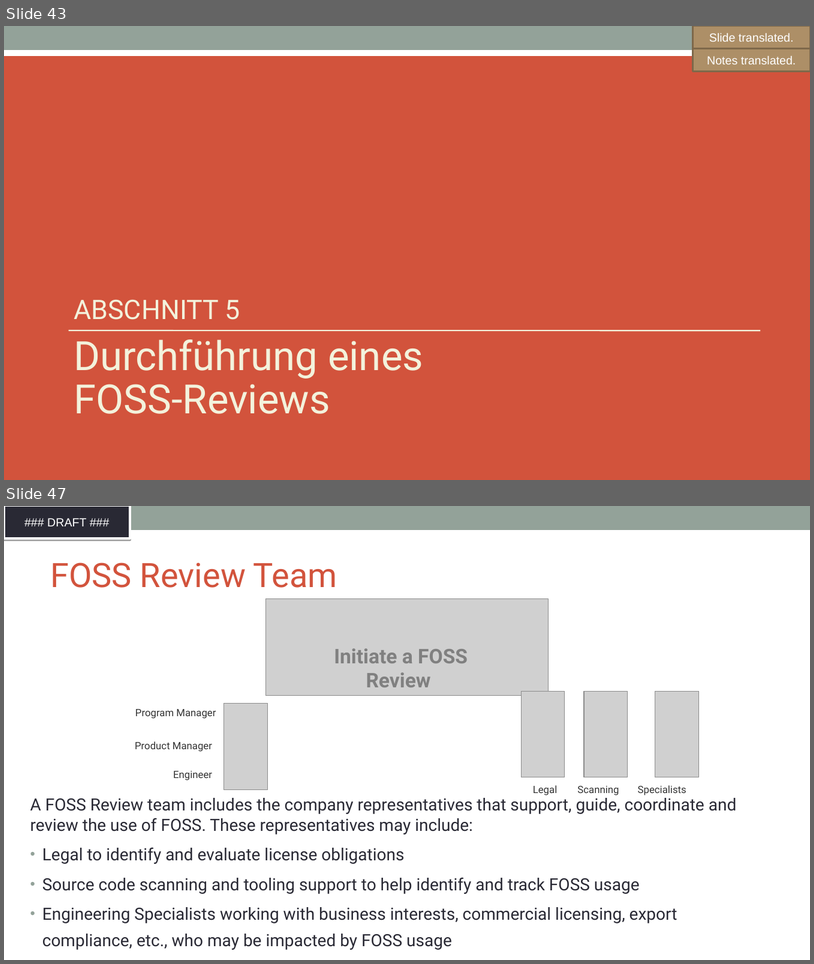
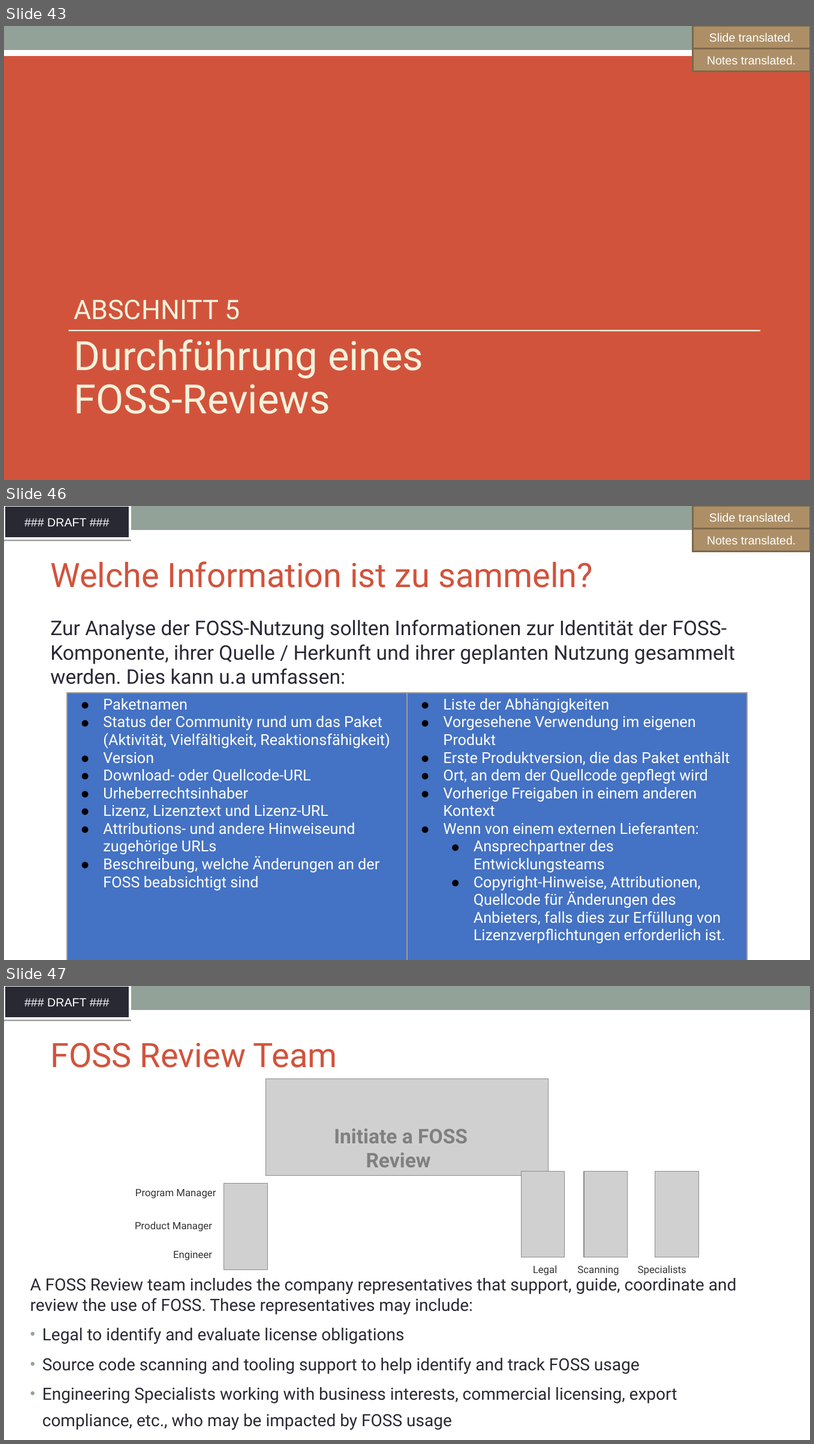
Before and after one commit to SThanheiser/curriculum, a slide deck: translation-DE/slides/DFT_openchain-curriculum-for-1-1_GER.odp. Shown one above the other, each under a label of ours: slides 43 and 47 before the commit, slides 43, 46 and 47 after it; the slides between them are not shown. The pictures are 814x964 and 814x1444 pixels, drawn with LibreOffice and Linux fonts; fonts in the diff are those of the drawing; grey boxes stand for pictures; background and template pictures are left out. Boxes give left, top, right and bottom in pixels: in the first picture for what was removed or moved away, otherwise in the second. Text is boxed around its words. In the diff, an @@ line names an element or a change of style, - is before the commit and + after.

```diff
--- a/translation-DE/slides/DFT_openchain-curriculum-for-1-1_GER.odp
+++ b/translation-DE/slides/DFT_openchain-curriculum-for-1-1_GER.odp
@@ slide 46 added at box(4, 506, 810, 960), background #FFFFFF; not listed: 2 template elements that a slide beside it also shows @@
@@ freeform shape added at box(693, 506, 810, 529), fill #AD8F67, outline #7E684A 2.01 pt, 14 pt, text #FFFFFF @@
+Slide translated.
@@ freeform shape added at box(693, 528, 810, 552), fill #AD8F67, outline #7E684A 2.01 pt, 14 pt, text #FFFFFF @@
+Notes translated.
@@ title added at box(50, 561, 593, 588), 40 pt, text #D2533C @@
+Welche Information ist zu sammeln?
@@ text added at box(50, 619, 735, 684), 24 pt, text #292934 @@
+Zur Analyse der FOSS-Nutzung sollten Informationen zur Identität der FOSS-Komponente, ihrer Quelle / Herkunft und ihrer geplanten Nutzung gesammelt werden. Dies kann u.a umfassen:
@@ table added at box(67, 693, 747, 959), 1 rows, 2 columns @@
+Paketnamen / Status der Community rund um das Paket (Aktivität, Vielfältigkeit, Reaktionsfähigkeit) / Version / Download- oder Quellcode-URL / Urheberrechtsinhaber / Lizenz, Lizenztext und Lizenz-URL / Attributions- und andere Hinweiseund zugehörige URLs / Beschreibung, welche Änderungen an der FOSS beabsichtigt sind | Liste der Abhängigkeiten / Vorgesehene Verwendung im eigenen Produkt / Erste Produktversion, die das Paket enthält / Ort, an dem der Quellcode gepflegt wird / Vorherige Freigaben in einem anderen Kontext / Wenn von einem externen Lieferanten: / Ansprechpartner des Entwicklungsteams / Copyright-Hinweise, Attributionen, Quellcode für Änderungen des Anbieters, falls dies zur Erfüllung von Lizenzverpflichtungen erforderlich ist.
```
Also in this commit, not shown: 13 slides changed, 6 other slides added, 7 slides removed, 1 other file.
